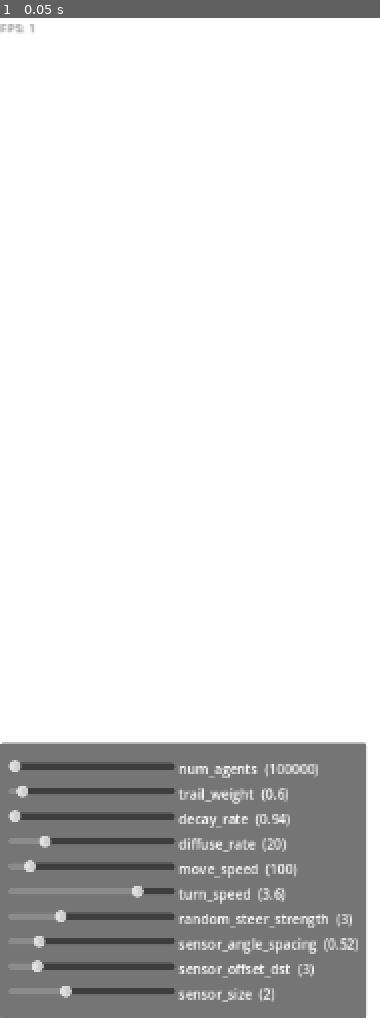
Above: before the commit, frame 1.
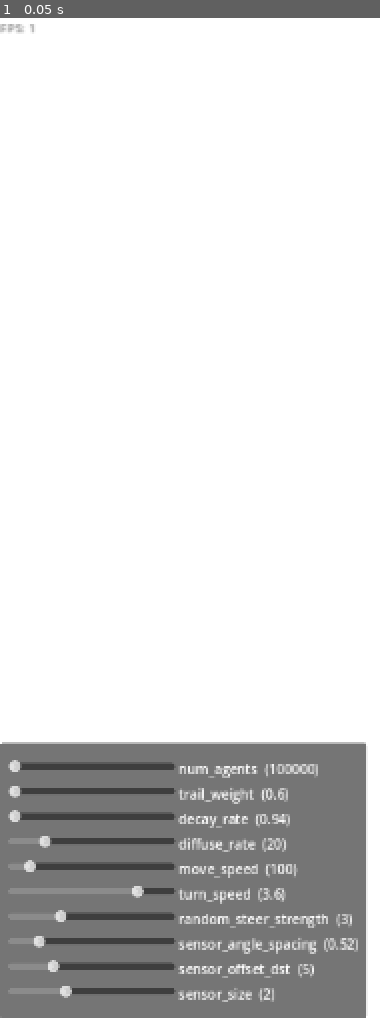
Above: after the commit, the same moment.

Repository: jfakult/particle_system
Game: Godot game, scene res://particle_system.tscn
Same seed, same stepped clock (60 frames per second), same inputs: the game is played once before the commit and once after it.
Inputs:
- Up to frame 1 (0.05 s): no input

The runs differ from the first frame. In frame 1, 0.1% of the frame differs, in the area x 2-82%, y 76-96%.
Error before the commit: Attempt to call function 'texture_create' in base 'null instance' on a null instance. (res://slime_mold.gd:138)
Error after the commit: Attempt to call function 'texture_create' in base 'null instance' on a null instance. (res://slime_mold.gd:148)

Commit message:
Stabilization and optimization

Diff:
--- a/project.godot
+++ b/project.godot
@@ -32,3 +32,7 @@
 window/size/resizable=false
 window/stretch/mode="canvas_items"
 window/vsync/vsync_mode=0
+
+[physics]
+
+2d/solver/solver_iterations=1
--- a/settings.gd
+++ b/settings.gd
@@ -46,12 +46,14 @@
 	return str(snapped(num, 0.01))
 
 func _ready():
+	set_physics_process(false)
+
 	# Call the function to add a slider with a label to the current node (e.g., a Control node)
 	var sliders = {
 		# name :  [ initial_value, min_value, max_value, step ]
-		"num_agents": [ GameSettings.num_agents, 100, 100000, 1000 ],
-		"trail_weight": [ GameSettings.trail_weight, 0, 20, 0.05 ],
-		"decay_rate": [ GameSettings.decay_rate, 0.7, 1, 0.003 ],
+		"num_agents": [ GameSettings.num_agents, 10, 250010, 1000 ],
+		"trail_weight": [ GameSettings.trail_weight, 0, 200, 0.05 ],
+		"decay_rate": [ GameSettings.decay_rate, 0.7, 1.0004, 0.004 ],
 		"diffuse_rate": [ GameSettings.diffuse_rate, 0, 100, 1 ],
 		"move_speed": [ GameSettings.move_speed, 1, 1000, 10 ],
 		"turn_speed": [ GameSettings.turn_speed, 0, 5, 0.1 ],
--- a/slime_mold.gd
+++ b/slime_mold.gd
@@ -2,6 +2,10 @@
 
 var show_agents_only = false
 #var GameSettings = preload("res://path_to_your_GameSettings.gd").new()
+
+var IMAGE_PRECISION = Image.FORMAT_RGBAH
+var TEXTURE_BUFFER_PRECISION = RenderingDevice.DATA_FORMAT_R16G16B16A16_SFLOAT
+var AGENT_DISPATCH_SIZE = 512
 
 var trail_map: ImageTexture
 var diffused_trail_map: ImageTexture
@@ -16,6 +20,8 @@
 var diffuse_pipeline
 
 var shader_agents_buffer
+var agent_uniform_set: RID
+var diffuse_uniform_set: RID
 var agents_uniform: RDUniform
 var species_uniform: RDUniform
 var trail_map_image: Image
@@ -125,23 +131,27 @@
 
 # On ready
 func _ready():
+	set_physics_process(false)
+
 	# Create render textures
 	# https://github.com/godotengine/godot-docs/issues/4834
 	var fmt = RDTextureFormat.new()
 	fmt.width = GameSettings.slime_settings.width
 	fmt.height = GameSettings.slime_settings.height
-	fmt.format = RenderingDevice.DATA_FORMAT_R32G32B32A32_SFLOAT
+	# Data formats: https://docs.godotengine.org/en/stable/classes/class_renderingdevice.html
+	fmt.format = TEXTURE_BUFFER_PRECISION
 	fmt.usage_bits = RenderingDevice.TEXTURE_USAGE_STORAGE_BIT + RenderingDevice.TEXTURE_USAGE_CAN_UPDATE_BIT + RenderingDevice.TEXTURE_USAGE_CAN_COPY_FROM_BIT
 
-	trail_map_image = Image.create(GameSettings.slime_settings.width, GameSettings.slime_settings.height, false, Image.FORMAT_RGBAF)
+	# Image texture formats: https://docs.godotengine.org/en/stable/classes/class_image.html
+	trail_map_image = Image.create(GameSettings.slime_settings.width, GameSettings.slime_settings.height, false, IMAGE_PRECISION)
 	trail_map_image.fill(Color(0.0, 0.0, 0.0, 1))
 	trail_map_texture = rd.texture_create(fmt, RDTextureView.new(), [trail_map_image.get_data()])
 
-	var diffused_trail_image : Image = Image.create(GameSettings.slime_settings.width, GameSettings.slime_settings.height, false, Image.FORMAT_RGBAF)
-	diffused_trail_map = ImageTexture.create_from_image(diffused_trail_image)
-
-	var display_image : Image = Image.create(GameSettings.slime_settings.width, GameSettings.slime_settings.height, false, Image.FORMAT_RGBAF)
-	display_texture = ImageTexture.create_from_image(display_image)
+	#var diffused_trail_image : Image = Image.create(GameSettings.slime_settings.width, GameSettings.slime_settings.height, false, IMAGE_PRECISION)
+	#diffused_trail_map = ImageTexture.create_from_image(diffused_trail_image)
+
+	#var display_image : Image = Image.create(GameSettings.slime_settings.width, GameSettings.slime_settings.height, false, IMAGE_PRECISION)
+	#display_texture = ImageTexture.create_from_image(display_image)
 
 	var shader_file = load("res://slime.glsl")
 	var shader_spirv: RDShaderSPIRV = shader_file.get_spirv()
@@ -151,7 +161,7 @@
 	diffuse_shader = rd.shader_create_from_spirv(shader_spirv2)
 
 
-	var agents = init_agents()
+	agents = init_agents()
 	var agents_list = []
 	for agent in agents:
 		# Note that the order of these values must match the order in the shader
@@ -212,8 +222,7 @@
 	for i in range(GameSettings.slime_settings.steps_per_frame):
 		run_simulation(delta)
 
-# Run a single step of the simulation
-func run_simulation(delta: float):
+func rebuild_shader_buffers(delta: float):
 	var species_settings_list = []
 	for species in GameSettings.slime_settings.species_settings:
 		species_settings_list.append(species.move_speed)
@@ -237,7 +246,7 @@
 	#rd.texture_update(trail_map_texture, 0, trail_map_image.get_data())
 
 	# Create the uniform set
-	var uniform_set = rd.uniform_set_create([
+	agent_uniform_set = rd.uniform_set_create([
 		agents_uniform,
 		species_uniform,
 		trail_map_uniform,
@@ -246,19 +255,18 @@
 	], agents_shader, 0)
 
 
-	var uniform_set2 = rd.uniform_set_create([
+	diffuse_uniform_set = rd.uniform_set_create([
 		trail_map_uniform,
 		screen_size_uniform,
 		floats_uniform
 	], diffuse_shader, 0)
 
-	# Dispatch compute shader, device limit is 65535
-
+func run_agents_compute():
 	compute_list = rd.compute_list_begin()
 
-	rd.compute_list_bind_uniform_set(compute_list, uniform_set, 0)
+	rd.compute_list_bind_uniform_set(compute_list, agent_uniform_set, 0)
 	rd.compute_list_bind_compute_pipeline(compute_list, agents_pipeline)
-	rd.compute_list_dispatch(compute_list, ceil(GameSettings.slime_settings.num_agents / 128.0), 1, 1)
+	rd.compute_list_dispatch(compute_list, ceil(GameSettings.slime_settings.num_agents / AGENT_DISPATCH_SIZE), 1, 1)
 
 	rd.compute_list_end()
 
@@ -266,9 +274,10 @@
 	rd.submit()
 	rd.sync()
 
+func run_diffuse_compute():
 	compute_list = rd.compute_list_begin()
 
-	rd.compute_list_bind_uniform_set(compute_list, uniform_set2, 0)
+	rd.compute_list_bind_uniform_set(compute_list, diffuse_uniform_set, 0)
 	rd.compute_list_bind_compute_pipeline(compute_list, diffuse_pipeline)
 	rd.compute_list_dispatch(compute_list, ceil(GameSettings.slime_settings.width / 16.0), ceil(GameSettings.slime_settings.height / 16.0), 1)
 
@@ -278,15 +287,26 @@
 	rd.submit()
 	rd.sync()
 
+func send_texture_to_colorrect_shader():
+	var byte_data = rd.texture_get_data(trail_map_texture, 0)
+	# Image texture formats: https://docs.godotengine.org/en/stable/classes/class_image.html
+	var image = Image.create_from_data(GameSettings.slime_settings.width, GameSettings.slime_settings.height, false, IMAGE_PRECISION, byte_data)
+	var image_texture = ImageTexture.create_from_image(image)
+	material.set_shader_parameter("trail_map", image_texture)
+
+# Run a single step of the simulation
+func run_simulation(delta: float):
+	rebuild_shader_buffers(delta)
+
+	# Dispatch compute shader, device limit is 65535
+
+	run_agents_compute()
+
+	run_diffuse_compute()
 
 	#var agent_byte_data = rd.buffer_get_data(shader_agents_buffer)
 	#var first_agent_pos : Vector2 = Vector2(agent_byte_data.decode_float(0), agent_byte_data.decode_float(4))
 	#var second_agent_pos : Vector2 = Vector2(agent_byte_data.decode_float(32), agent_byte_data.decode_float(36))
 	#print(first_agent_pos, second_agent_pos)
 
-
-	# Read the texture and send it to the colorRect's shader for display
-	var byte_data = rd.texture_get_data(trail_map_texture, 0)
-	var image = Image.create_from_data(GameSettings.slime_settings.width, GameSettings.slime_settings.height, false, Image.FORMAT_RGBAF, byte_data)
-	var image_texture = ImageTexture.create_from_image(image)
-	material.set_shader_parameter("trail_map", image_texture)
+	send_texture_to_colorrect_shader()
--- a/slime_settings.gd
+++ b/slime_settings.gd
@@ -20,7 +20,7 @@
 var species_settings: Array[SpeciesSettings]
 
 func _init(_steps_per_frame: int = 1, _width: int = 1280, _height: int = 800, _num_agents: int = 100000,
-           _spawn_mode: int = SpawnMode.RANDOM, _trail_weight: float = 0.6, _decay_rate: float = 0.94,
+           _spawn_mode: int = SpawnMode.INWARD_CIRCLE, _trail_weight: float = 0.6, _decay_rate: float = 0.94,
            _diffuse_rate: float = 20.0, _species_settings: Array[SpeciesSettings] = [SpeciesSettings.new()]):
     steps_per_frame = _steps_per_frame
     width = _width
--- a/species_settings.gd
+++ b/species_settings.gd
@@ -21,7 +21,7 @@
 move_speed : turn_speed ~= 100 : 1.5
 '''
 func _init(_move_speed: float = 100.0, _turn_speed: float = 3.6, _random_steer_strength: float = 3.0, _sensor_angle_spacing: float = PI / 6,
-           _sensor_offset_dst: float = 3.0, _sensor_size: int = 2, _colour: Vector4 = Vector4(0.6, 0.5, 1, 1)):
+           _sensor_offset_dst: float = 5.0, _sensor_size: int = 2, _colour: Vector4 = Vector4(0.6, 0.5, 1, 1)):
     move_speed = _move_speed
     turn_speed = _turn_speed
     random_steer_strength = _random_steer_strength
Not shown, changed: diffuse_map.glsl
Not shown, changed: slime.glsl
